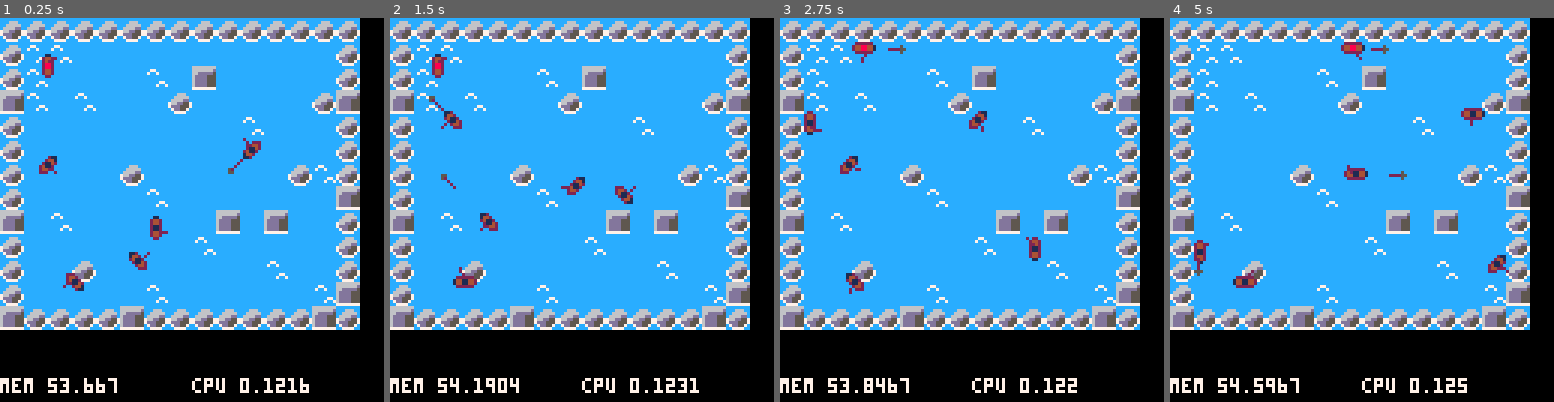
Above: before the commit, frames 1-4 (left to right).
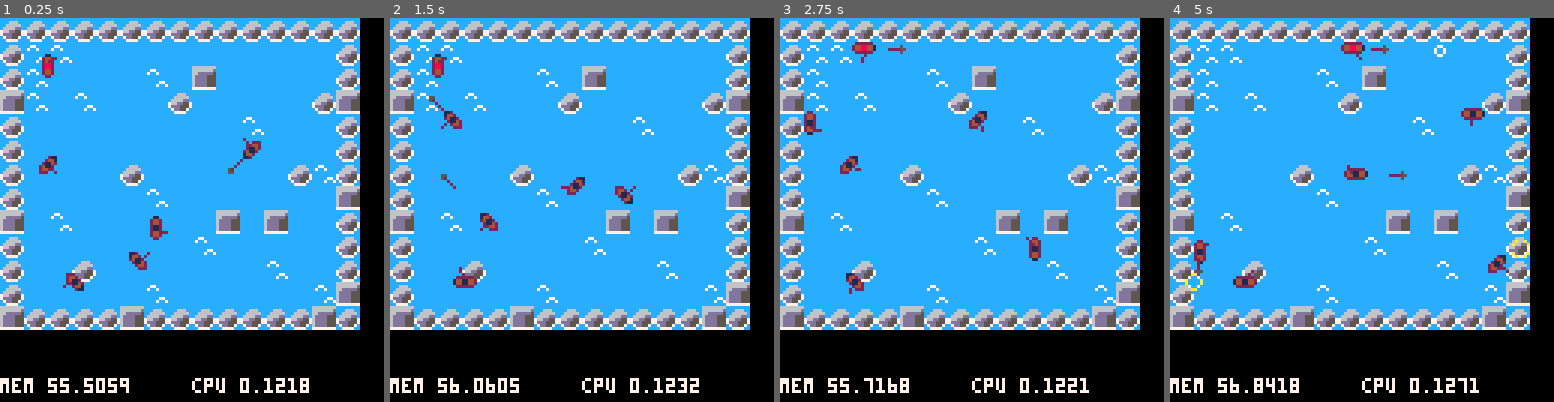
Above: after the commit, the same moments.

Repository: BluShine/CANOE-AND-SPEAR
Game: PICO-8 cartridge canoe-and-spear.p8
Two runs of this game, one before a commit and one after it. Both use one fixed random seed, a clock stepped at 60 frames per second and the inputs below.
Inputs:
- Up to frame 1 (0.25 s): no input
- Up to frame 2 (1.5 s): tap O (Z key) at 0.7 s
- Up to frame 3 (2.75 s): hold Right 1.6-2.1 s; tap O (Z key) at 1.7, 2.1, 2.5 s; hold Right from 2.47 s (still down)
- Up to frame 4 (5 s): tap O (Z key) every 0.4 s from 2.9 to 4.9 s; release Right at 3.03 s; hold Left 3.08-3.58 s; hold Right 4.02-4.68 s

The runs differ from the first frame. In frame 1, 0.2% of the frame differs, in the area x 15-81%, y 93-98%; in frame 2, 0.2%; in frame 3, 0.2%; in frame 4, 0.4%, in the area x 3-94%, y 7-98%.

Commit message:
Added explosions.
Added explosion effects to spears and canoes.

Diff:
--- a/canoe-and-spear.p8
+++ b/canoe-and-spear.p8
@@ -8,6 +8,7 @@
 
 canoes = {} --all the canoes
 spears = {} --all the spears
+effects = {} --all the effects
 
 win = false
 ais = 0
@@ -35,7 +36,7 @@
  -- if last stroke was left
  a.st = 0 --stroke time
  a.col = 8 --color
- a.pl = -1 --player, -1 = AI
+ a.pl = -1 --player, -1 = ai
 
  add(canoes,a)
 
@@ -105,6 +106,18 @@
  a.x += a.dx * 3
  a.y += a.dy * 3
  add(spears,a)
+ return a
+end
+
+function make_effect(x, y, s, frm)
+ a = {}
+ a.x = x - 3
+ a.y = y - 3
+ a.spr = s
+ a.frames = frm
+ a.f = 0
+ add(effects, a)
+ return a
 end
 
 function _init()
@@ -225,10 +238,13 @@
 
 function destroy_spear(a)
  del(spears, a)
+ make_effect(a.x + a.hitx,
+  a.y + a.hity, 27, 2)
 end
 
 function destroy_canoe(a)
  del(canoes, a)
+ make_effect(a.x, a.y, 30, 3)
  if(a.pl == -1) then ais -= 1
  else run() end
  if(ais == 0) win = true
@@ -263,28 +279,28 @@
  -- if both or neither are
  -- pressed, do nothing.
  -- otherwise, paddle or turn
- local lBtn = false
- local rBtn = false
- local fBtn = false
+ local lbtn = false
+ local rbtn = false
+ local fbtn = false
  if(a.pl >= 0) then
-  lBtn = btn(0, a.pl)
-  rBtn = btn(1, a.pl)
-  fBtn = btnp(4, a.pl)
+  lbtn = btn(0, a.pl)
+  rbtn = btn(1, a.pl)
+  fbtn = btnp(4, a.pl)
  else
   -- random ai
   if(a.st > 12 + rnd(5)) then
-   lBtn = rnd(1) < .5
-   rBtn = not lBtn
+   lbtn = rnd(1) < .5
+   rbtn = not lbtn
    a.st = 0
   else
-   lBtn = a.wasl
-   rBtn = not a.wasl
+   lbtn = a.wasl
+   rbtn = not a.wasl
   end
-  fBtn = rnd(1) < .05
- end
- if(lBtn and rBtn) then
+  fbtn = rnd(1) < .05
+ end
+ if(lbtn and rbtn) then
   a.st = 0
- elseif (lBtn) then
+ elseif (lbtn) then
   if(a.st == 0
    and a.wasl) then
    a.dir = (a.dir - 1) % 8
@@ -294,7 +310,7 @@
 	a.st += 1
   end
   a.wasl = true
- elseif (rBtn) then
+ elseif (rbtn) then
   if(a.st == 0
    and not a.wasl) then
    a.dir = (a.dir + 1) % 8
@@ -308,7 +324,7 @@
   a.st = 0
  end
 
- if(fBtn) then
+ if(fbtn) then
   make_spear(a)
  end
 
@@ -408,11 +424,20 @@
  -- a.y + a.hity, 7)
 end
 
+function draw_effect(a)
+ spr(a.spr + a.f, a.x, a.y)
+ a.f += 1
+ if (a.f > a.frames) then
+  del(effects, a)
+ end
+end
+
 function _draw()
  cls()
  map(0,0,0,0,16,16)
  foreach(canoes,draw_canoe)
  foreach(spears,draw_spear)
+ foreach(effects,draw_effect)
 
  if(win) then
   print("you win", 16, 16, flr(rnd(16)))
